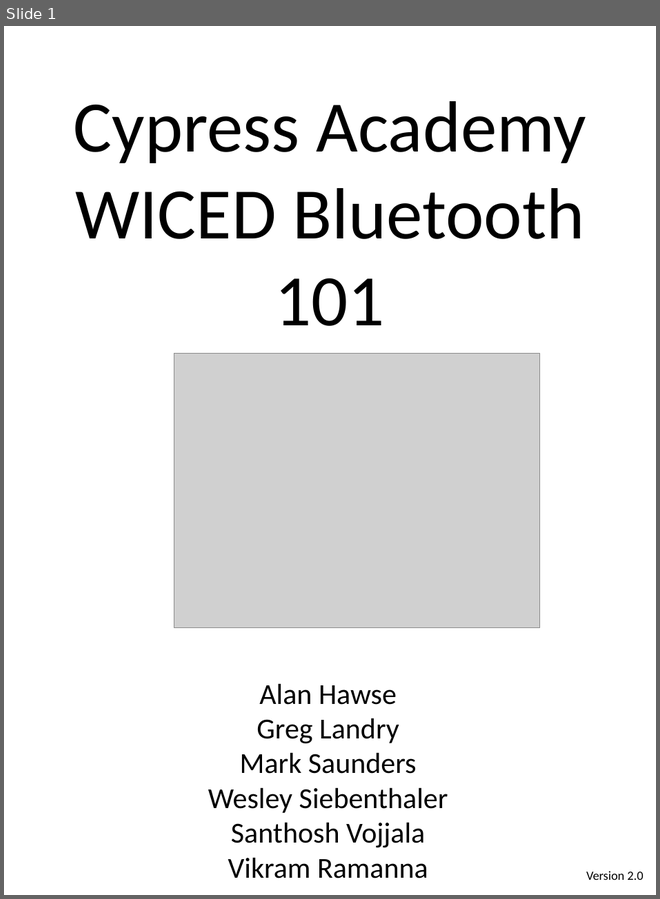
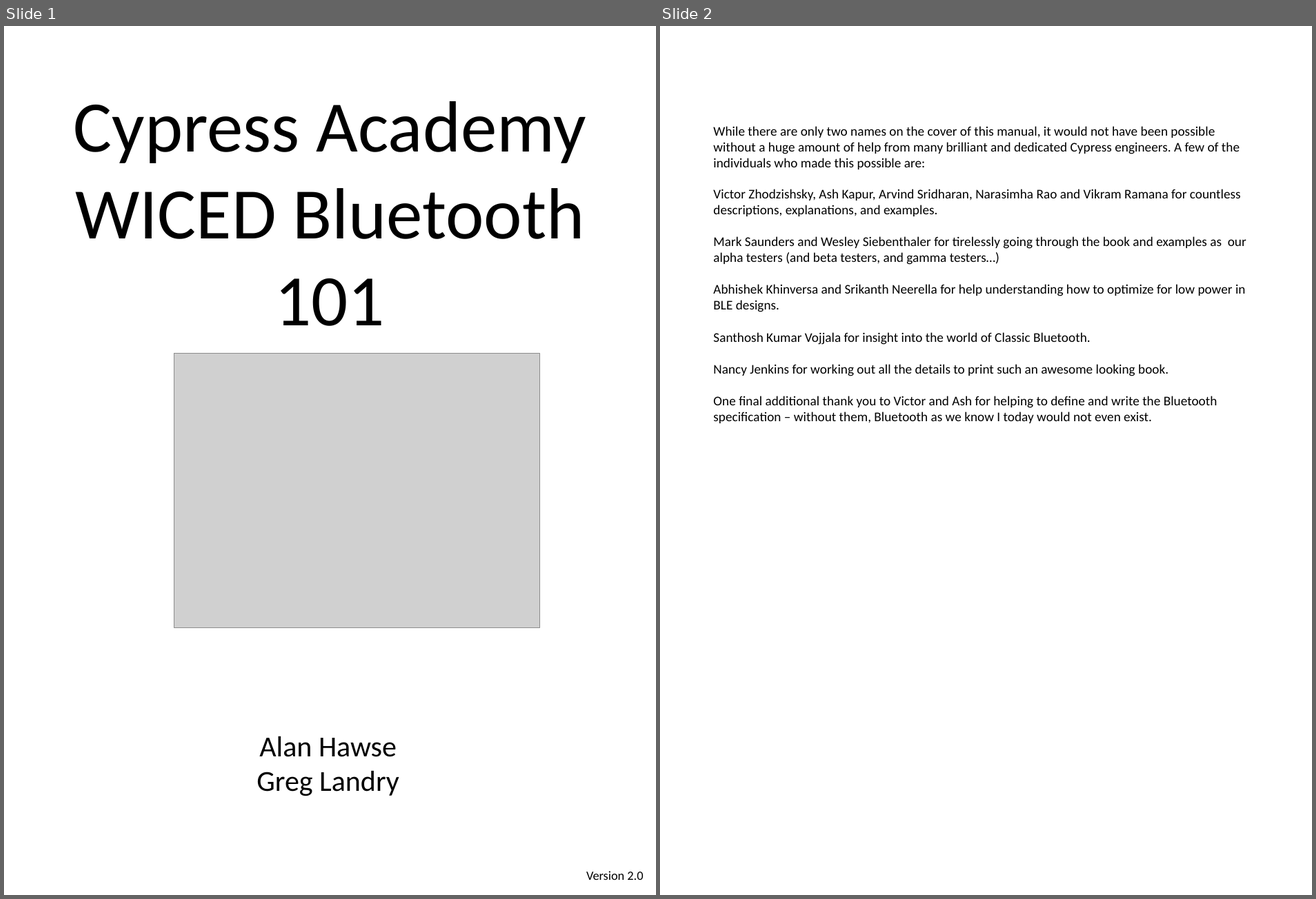
Before and after one commit to iotexpert/WBT101, a slide deck: labmanual/English/WBT101-Binder-Cover.pptx. Shown side by side, each under a label of ours: slide 1 before the commit, slides 1 and 2 after it. The pictures are 660x899 and 1316x899 pixels, drawn with LibreOffice and Linux fonts; fonts in the diff are those of the drawing; grey boxes stand for pictures. Boxes give left, top, right and bottom in pixels: in the first picture for what was removed or moved away, otherwise in the second. Text is boxed around its words. In the diff, an @@ line names an element or a change of style, - is before the commit and + after.

Commit message:
Updates to projects and manual for chapter 4D.

```diff
--- a/labmanual/English/WBT101-Binder-Cover.pptx
+++ b/labmanual/English/WBT101-Binder-Cover.pptx
@@ slide 2 added at [660, 26, 1312, 895], background #FFFFFF @@
@@ text added at [713, 126, 1246, 423], 11 pt, text #000000 @@
+While there are only two names on the cover of this manual, it would not have been possible without a huge amount of help from many brilliant and dedicated Cypress engineers. A few of the individuals who made this possible are:
+Victor Zhodzishsky, Ash Kapur, Arvind Sridharan, Narasimha Rao and Vikram Ramana for countless descriptions, explanations, and examples.
+Mark Saunders and Wesley Siebenthaler for tirelessly going through the book and examples as our alpha testers (and beta testers, and gamma testers…)
+Abhishek Khinversa and Srikanth Neerella for help understanding how to optimize for low power in BLE designs.
+Santhosh Kumar Vojjala for insight into the world of Classic Bluetooth.
+Nancy Jenkins for working out all the details to print such an awesome looking book.
+One final additional thank you to Victor and Ash for helping to define and write the Bluetooth specification – without them, Bluetooth as we know I today would not even exist.
@@ slide 1 changed as well @@
@@ text "Alan Hawse": place and size @@
-text "Alan Hawse" at [208, 684, 448, 879]
+text "Alan Hawse" at [257, 736, 399, 797]
@@ text at [208, 753, 448, 879]: paragraphs removed @@
-Mark Saunders
-Wesley Siebenthaler
-Santhosh Vojjala
-Vikram Ramanna
```
Also in this commit, not shown: 1 slide removed, 36 other files.
